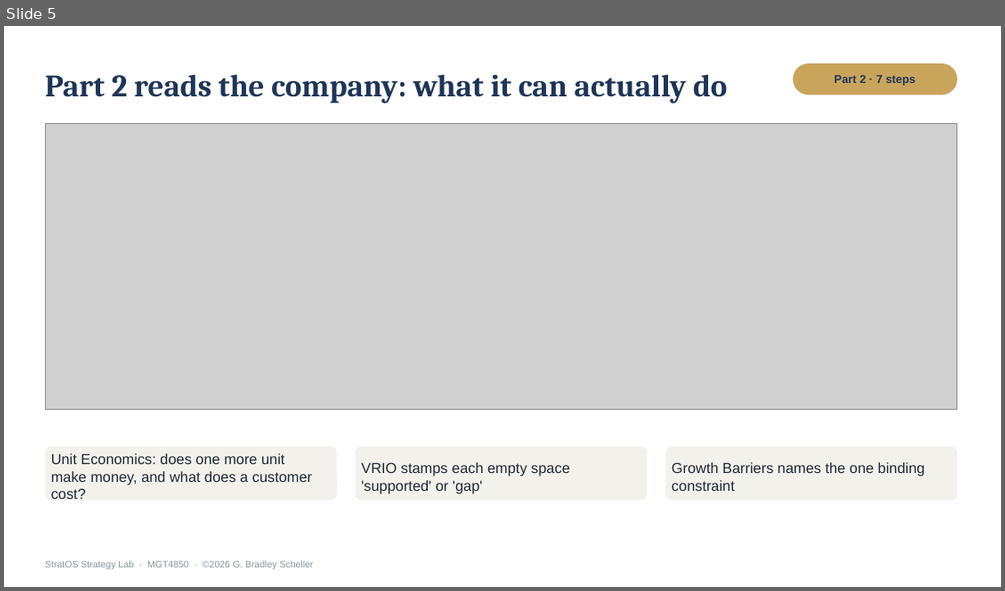
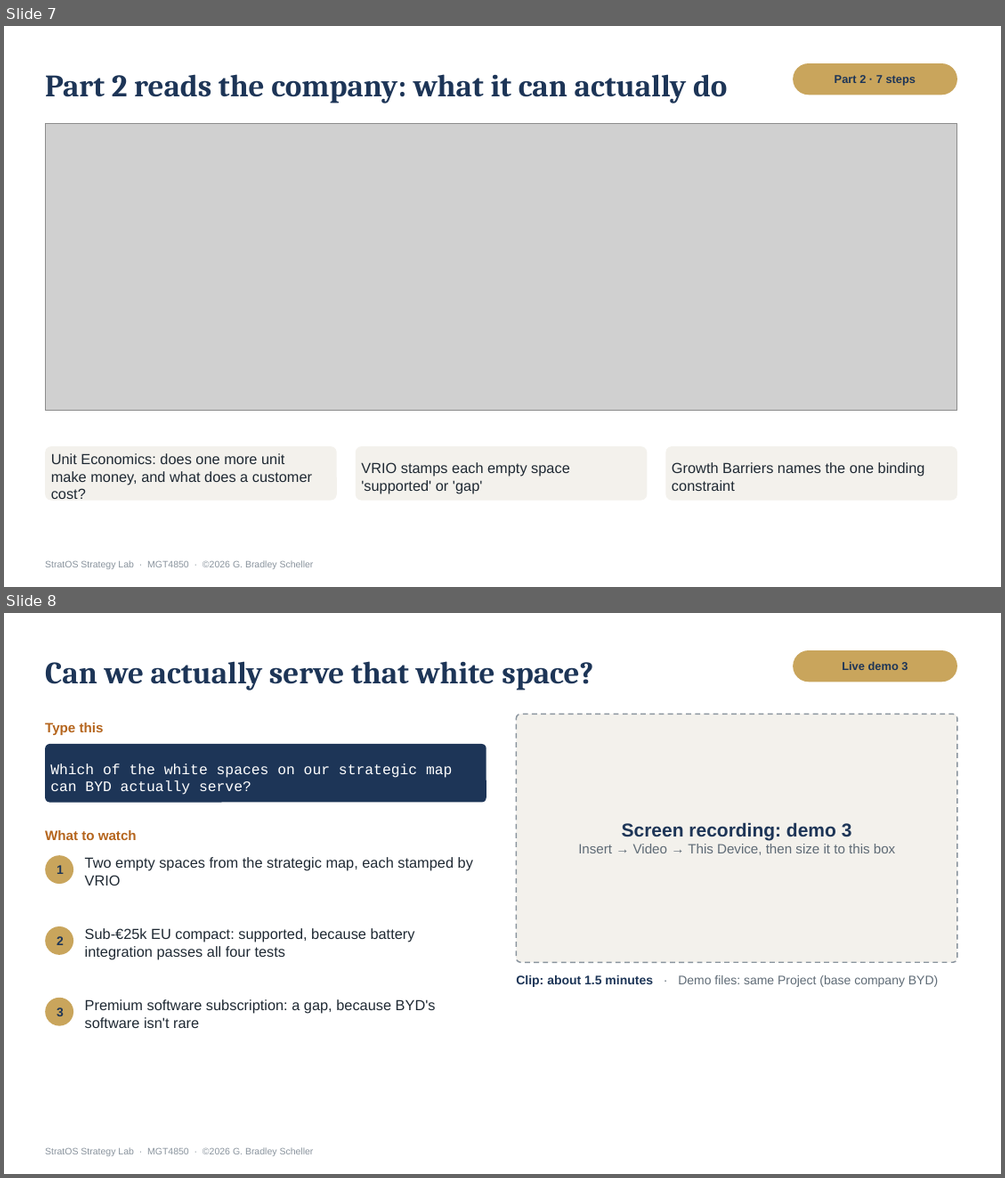
Before and after one commit to Brads777/Strat-IQ-Strategy-Toolkit, a slide deck: release-assets/StratOS_v3_Process_Walkthrough.pptx. Shown one above the other, each under a label of ours: slide 5 before the commit, slides 7 and 8 after it. The pictures are 1005x591 and 1005x1178 pixels, drawn with LibreOffice and Linux fonts; fonts in the diff are those of the drawing; grey boxes stand for pictures. Boxes give left, top, right and bottom in pixels: in the first picture for what was removed or moved away, otherwise in the second. Text is boxed around its words. In the diff, an @@ line names an element or a change of style, - is before the commit and + after.

```diff
--- a/release-assets/StratOS_v3_Process_Walkthrough.pptx
+++ b/release-assets/StratOS_v3_Process_Walkthrough.pptx
@@ slide 8 added at (x1=4, y1=613, x2=1001, y2=1174), background #FFFFFF; not listed: 1 template element that a slide beside it also shows @@
@@ title added at (x1=45, y1=661, x2=593, y2=690), 30 pt, text #1D3557, bold @@
+Can we actually serve that white space?
@@ rounded rectangle added at (x1=793, y1=650, x2=957, y2=682), fill #C9A55C, 11 pt, text #1D3557, bold @@
+Live demo 3
@@ rounded rectangle added at (x1=517, y1=714, x2=957, y2=962), fill #F3F1EC, outline #8A949E 1.25 pt dashed @@
@@ text added at (x1=45, y1=722, x2=104, y2=735), 13 pt, text #B5651D, bold @@
+Type this
@@ rounded rectangle added at (x1=45, y1=744, x2=486, y2=803), fill #1D3557, 14 pt, text #FFFFFF @@
+Which of the white spaces on our strategic map can BYD actually serve?
@@ text added at (x1=578, y1=822, x2=895, y2=855), 13 pt, text #5F6B76 @@
+Screen recording: demo 3
+Insert → Video → This Device, then size it to this box
@@ text added at (x1=45, y1=830, x2=137, y2=840), 13 pt, text #B5651D, bold @@
+What to watch
@@ ellipse added at (x1=45, y1=855, x2=73, y2=884), fill #C9A55C, 12 pt, text #1D3557, bold @@
+1
@@ text added at (x1=85, y1=857, x2=473, y2=885), 14 pt, text #1F2933 @@
+Two empty spaces from the strategic map, each stamped by VRIO
@@ ellipse added at (x1=45, y1=926, x2=73, y2=955), fill #C9A55C, 12 pt, text #1D3557, bold @@
+2
@@ text added at (x1=85, y1=928, x2=415, y2=959), 14 pt, text #1F2933 @@
+Sub-€25k EU compact: supported, because battery integration passes all four tests
@@ text added at (x1=516, y1=975, x2=938, y2=987), 12 pt, text #5F6B76 @@
+Clip: about 1.5 minutes · Demo files: same Project (base company BYD)
@@ ellipse added at (x1=45, y1=997, x2=73, y2=1026), fill #C9A55C, 12 pt, text #1D3557, bold @@
+3
@@ text added at (x1=85, y1=999, x2=436, y2=1028), 14 pt, text #1F2933 @@
+Premium software subscription: a gap, because BYD's software isn't rare
@@ what was slide 5 is now slide 7 @@
```
Also in this commit, not shown: 5 slides changed, 9 other slides added, 22 other files.
